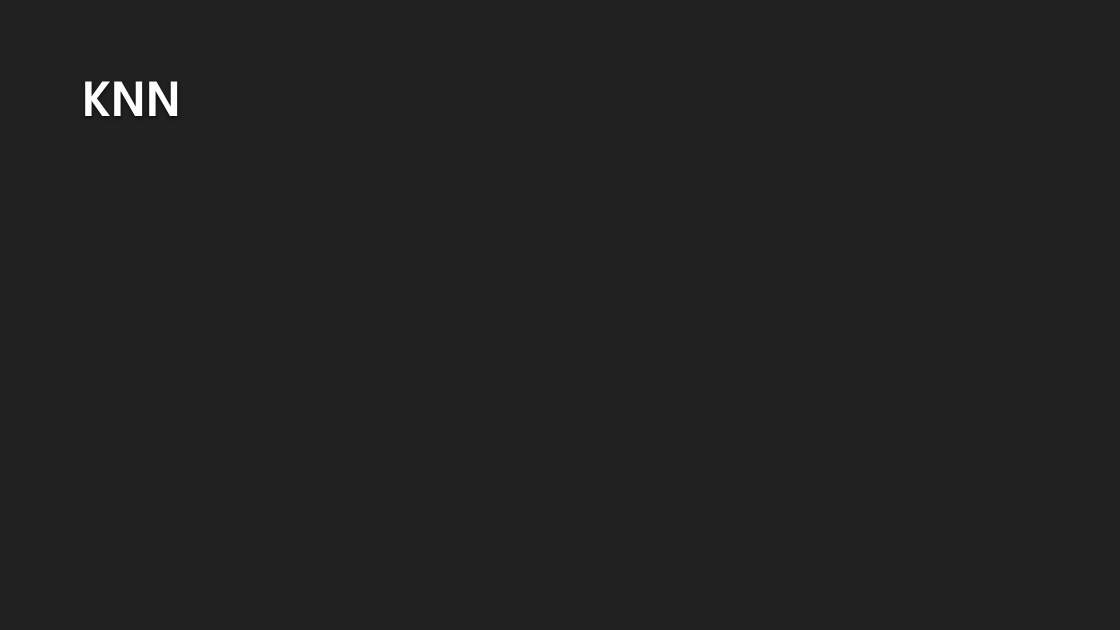
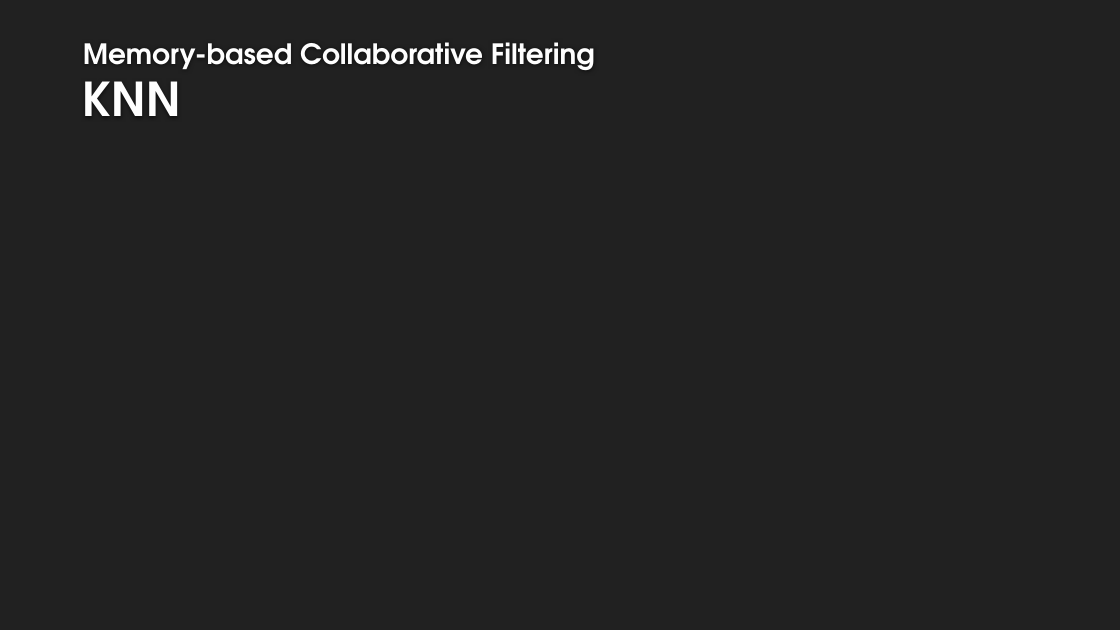
Before and after one commit to GoldbergData/Machine-Learning-Book-Ratings, a slide deck: slide 11 of Presentation.pptx (slide 12 before the commit). Drawn at 1120x630 pixels with LibreOffice and Linux fonts; fonts in the diff are those of the drawing; background and template pictures are left out. Boxes give left, top, right and bottom in pixels: in the first picture for what was removed or moved away, otherwise in the second. Text is boxed around its words. In the diff, an @@ line names an element or a change of style, - is before the commit and + after.

```diff
--- a/Presentation.pptx
+++ b/Presentation.pptx
@@ title at <box>83,42,595,116</box>: text changed; size 40 to 24 pt @@
-KNN
+Memory-based Collaborative Filtering
+KNN
```
Also in this commit, not shown: 9 other slides changed, 2 slides added, 1 slide removed.
